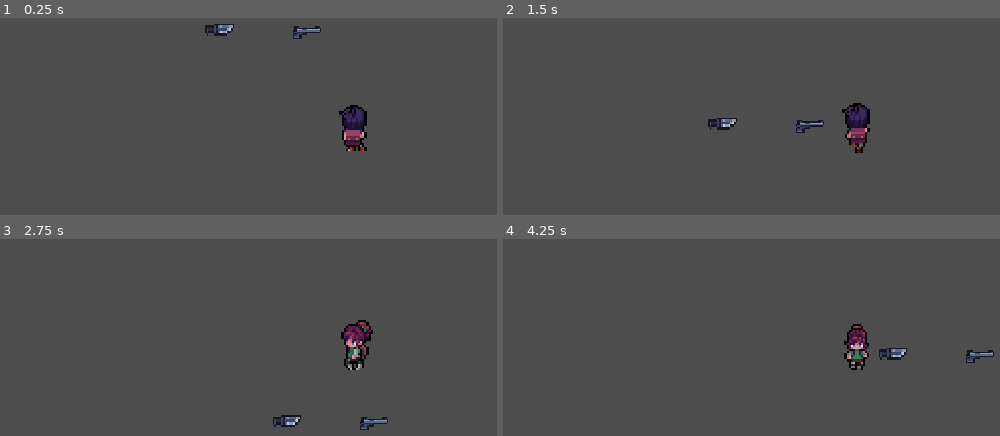
Above: before the commit, frames 1-4 (two rows, left to right).
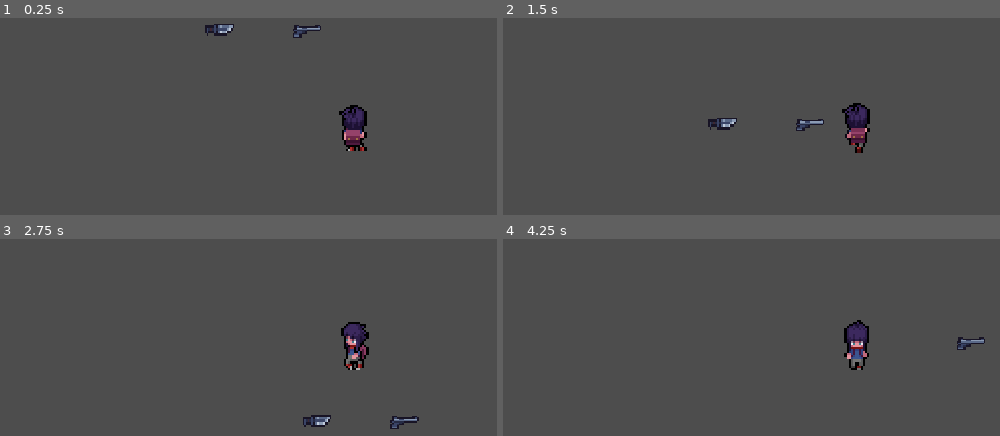
Above: after the commit, the same moments.

Repository: Ravenslyth/Toran
Game: Godot game, scene res://scene/map/map_dev.tscn
Same seed, same stepped clock (60 frames per second), same inputs: the game is played once before the commit and once after it.
Inputs:
- Up to frame 1 (0.25 s): no input
- Up to frame 2 (1.5 s): hold W (move_up) from 0.53 s (still down); tap E (loot) at 0.6 s; tap T (swap_character) at 0.8, 1.35 s
- Up to frame 3 (2.75 s): tap E (loot) at 1.55, 2.1 s; release W (move_up) at 2.03 s; hold A (move_left) from 2.03 s (still down); tap T (swap_character) at 2.3 s
- Up to frame 4 (4.25 s): tap T (swap_character) at 2.85, 3.8 s; tap E (loot) at 3.05, 3.6 s; release A (move_left) at 3.53 s; hold S (move_down) from 3.53 s (still down)

The runs differ from the first frame. In frame 1, 0.2% of the frame differs, in the area x 58-65%, y 3-11%; in frame 2, 0.2%; in frame 3, 1.9%, in the area x 54-85%, y 41-97%; in frame 4, 1.6%.

Commit message:
gestion inventory

Diff:
--- /dev/null
+++ b/model/character/CharacterData.gd
@@ -0,0 +1,5 @@
+extends Resource
+class_name CharacterData
+
+@export var name: String
+@export var scene: PackedScene
--- a/model/character/PlayerCharacter.gd
+++ b/model/character/PlayerCharacter.gd
@@ -73,7 +73,5 @@
 	#0004
 	equip_items("main_weapon",object_current.obj)
 
-	print(equipment)
-
 
 #---------------------END ADD ITEM INVENTORY-----------------------#
--- /dev/null
+++ b/model/character/TeamData.gd
@@ -0,0 +1,4 @@
+class_name TeamData
+extends Resource
+
+@export var members: Array[CharacterData]
--- /dev/null
+++ b/ressource/character/my_team.tres
@@ -0,0 +1,25 @@
+[gd_resource type="Resource" script_class="TeamData" load_steps=8 format=3 uid="uid://dsdyc53b7k14t"]
+
+[ext_resource type="Script" path="res://model/character/TeamData.gd" id="1_1vpc8"]
+[ext_resource type="PackedScene" uid="uid://4gohacy2v61b" path="res://scene/character/Napo.tscn" id="1_x0vwi"]
+[ext_resource type="Script" path="res://model/character/CharacterData.gd" id="2_u2y2o"]
+[ext_resource type="PackedScene" uid="uid://5h4dhx5iu5ci" path="res://scene/character/Grano.tscn" id="3_8n33h"]
+
+[sub_resource type="Resource" id="Resource_agc7g"]
+script = ExtResource("2_u2y2o")
+name = "Napo"
+scene = ExtResource("1_x0vwi")
+
+[sub_resource type="Resource" id="Resource_0y6qd"]
+script = ExtResource("2_u2y2o")
+name = "Grano"
+scene = ExtResource("3_8n33h")
+
+[sub_resource type="Resource" id="Resource_cj2ol"]
+script = ExtResource("2_u2y2o")
+name = "Napo2"
+scene = ExtResource("1_x0vwi")
+
+[resource]
+script = ExtResource("1_1vpc8")
+members = Array[ExtResource("2_u2y2o")]([SubResource("Resource_agc7g"), SubResource("Resource_0y6qd"), SubResource("Resource_cj2ol")])
--- a/scene/character/player.tscn
+++ b/scene/character/player.tscn
@@ -1,6 +1,7 @@
-[gd_scene load_steps=4 format=3 uid="uid://stn1547xkwea"]
+[gd_scene load_steps=5 format=3 uid="uid://stn1547xkwea"]
 
 [ext_resource type="Script" path="res://script/character/player.gd" id="1_8nvga"]
+[ext_resource type="Resource" uid="uid://dsdyc53b7k14t" path="res://ressource/character/my_team.tres" id="2_xgor1"]
 
 [sub_resource type="CapsuleShape2D" id="CapsuleShape2D_6noi1"]
 
@@ -9,6 +10,7 @@
 [node name="Player" type="CharacterBody2D"]
 scale = Vector2(3, 3)
 script = ExtResource("1_8nvga")
+team_data = ExtResource("2_xgor1")
 
 [node name="CollisionShape2D" type="CollisionShape2D" parent="."]
 shape = SubResource("CapsuleShape2D_6noi1")
--- /dev/null
+++ b/scene/map/combat_scene.tscn
@@ -0,0 +1,26 @@
+[gd_scene load_steps=4 format=3 uid="uid://cfqivwg1wht44"]
+
+[ext_resource type="Script" path="res://script/fight/TurnManager.gd" id="1_d10et"]
+[ext_resource type="PackedScene" uid="uid://4gohacy2v61b" path="res://scene/character/Napo.tscn" id="2_05u75"]
+[ext_resource type="PackedScene" uid="uid://5h4dhx5iu5ci" path="res://scene/character/Grano.tscn" id="3_jtdkl"]
+
+[node name="CombatScene" type="Node2D"]
+
+[node name="TurnManager" type="Node2D" parent="."]
+script = ExtResource("1_d10et")
+
+[node name="PlayerParty" type="Node2D" parent="."]
+position = Vector2(92, 76)
+
+[node name="Napo" parent="PlayerParty" instance=ExtResource("2_05u75")]
+
+[node name="EnemyParty" type="Node2D" parent="."]
+position = Vector2(491, 81)
+
+[node name="Grano" parent="EnemyParty" instance=ExtResource("3_jtdkl")]
+
+[node name="Control" type="Control" parent="."]
+layout_mode = 3
+anchors_preset = 0
+offset_right = 40.0
+offset_bottom = 40.0
--- a/scene/map/map_dev.tscn
+++ b/scene/map/map_dev.tscn
@@ -1,8 +1,10 @@
-[gd_scene load_steps=4 format=3 uid="uid://biit8xwyaj7rd"]
+[gd_scene load_steps=5 format=3 uid="uid://biit8xwyaj7rd"]
 
 [ext_resource type="PackedScene" uid="uid://stn1547xkwea" path="res://scene/character/player.tscn" id="1_5m413"]
 [ext_resource type="PackedScene" uid="uid://db317jc8njkod" path="res://scene/object/Weapon/Lootable.tscn" id="2_d8i6o"]
 [ext_resource type="Resource" uid="uid://gcgjfdr1cnk2" path="res://ressource/weapon/gun/pistol.tres" id="3_6r1uk"]
+
+[sub_resource type="CircleShape2D" id="CircleShape2D_ljac7"]
 
 [node name="Map_Dev" type="Node2D"]
 
@@ -13,5 +15,10 @@
 position = Vector2(171, 154)
 
 [node name="Lootable2" parent="." instance=ExtResource("2_d8i6o")]
-position = Vector2(297, 157)
+position = Vector2(297, 155)
 obj = ExtResource("3_6r1uk")
+
+[node name="CollisionShape2D" type="CollisionShape2D" parent="."]
+position = Vector2(234, 49)
+scale = Vector2(2.648, 2.84568)
+shape = SubResource("CircleShape2D_ljac7")
--- a/script/character/player.gd
+++ b/script/character/player.gd
@@ -4,14 +4,23 @@
 @onready var grano_scene = preload("res://scene/character/Grano.tscn")
 @onready var detectionShape : CollisionShape2D = $DetectionArea/DetectionShape2D
 
-var current_character : Node2D = null
+@export var team_data: TeamData
+var team := []
+var current_character_index := 0
+var current_character: Node2D = null
+
 var direction
 
 #----------------------INITIALISATION PLAYER-----------------------#
 
 func _ready():
-	#0002
-	swap_character("Napo")
+	for char_data in team_data.members:
+		team.append(char_data.scene)
+
+
+	swap_to_character(0)
+	##0002
+	#swap_character("Napo")
 
 #--------------------END INITIALISATION PLAYER---------------------#
 
@@ -24,12 +33,15 @@
 			#0003
 			current_character.logic.add_item_inventory(current_character.logic.object_current_loot)
 	if Input.is_action_just_pressed("swap_character"):
-		if current_character.name == "Napo":
-			#0002
-			swap_character("Grano")
-		else:
-			#0002
-			swap_character("Napo")
+		current_character_index = (current_character_index + 1) % team.size()
+		swap_to_character(current_character_index)
+	#if Input.is_action_just_pressed("swap_character"):
+		#if current_character.name == "Napo":
+			##0002
+			#swap_character("Grano")
+		#else:
+			##0002
+			#swap_character("Napo")
 
 	if current_character:
 		var speed = current_character.logic.get_speed()
@@ -81,3 +93,12 @@
 			current_character.logic.object_current_loot = null
 
 #--------------------END DETECTION OBJECT--------------------------#
+
+func swap_to_character(index: int):
+	if current_character:
+		current_character.queue_free()
+
+	current_character_index = index
+	current_character = team[current_character_index].instantiate()
+	add_child(current_character)
+	detectionShape.scale = current_character.logic.detection
--- /dev/null
+++ b/script/fight/TurnManager.gd
@@ -0,0 +1,24 @@
+class_name TurnManager
+extends Node2D
+
+var turn_order := []
+var current_turn := 0
+
+func _ready():
+	var players = get_node("../PlayerParty").get_children()
+	var enemies = get_node("../EnemyParty").get_children()
+
+	turn_order = players + enemies
+	print(turn_order)
+
+func start_turn():
+	var actor =turn_order[current_turn]
+	if actor.logic.is_player:
+		emit_signal("player_turn",actor)
+	else:
+		actor.logic.take_enemy_turn()
+		next_turn()
+
+func next_turn():
+	current_turn = (current_turn +1) % turn_order.size()
+	start_turn()
